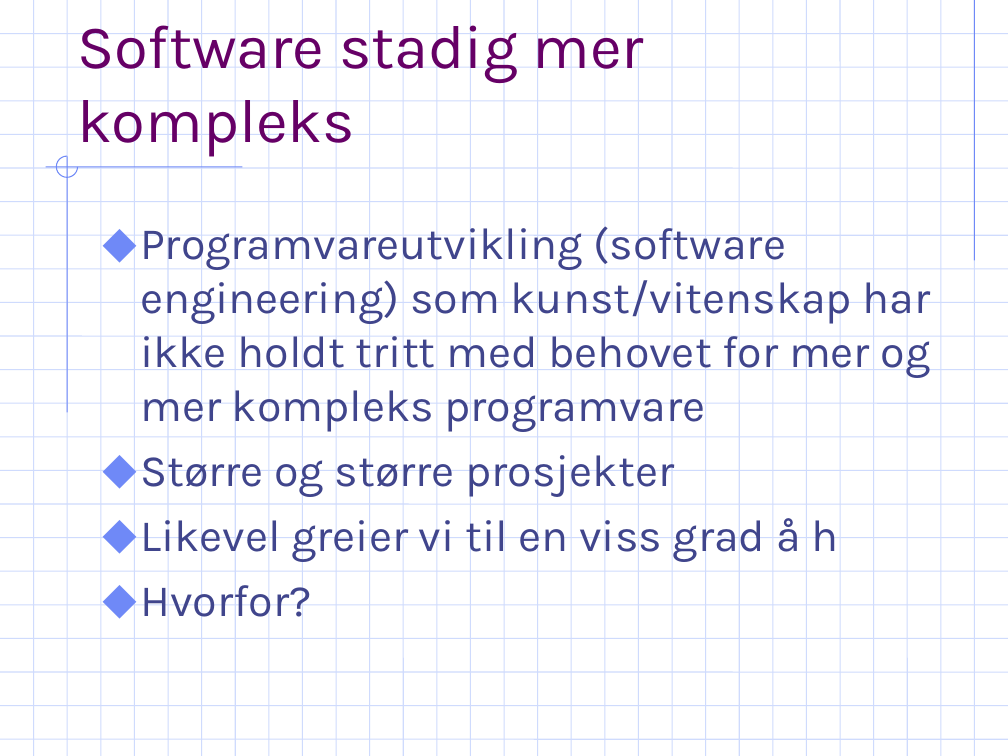
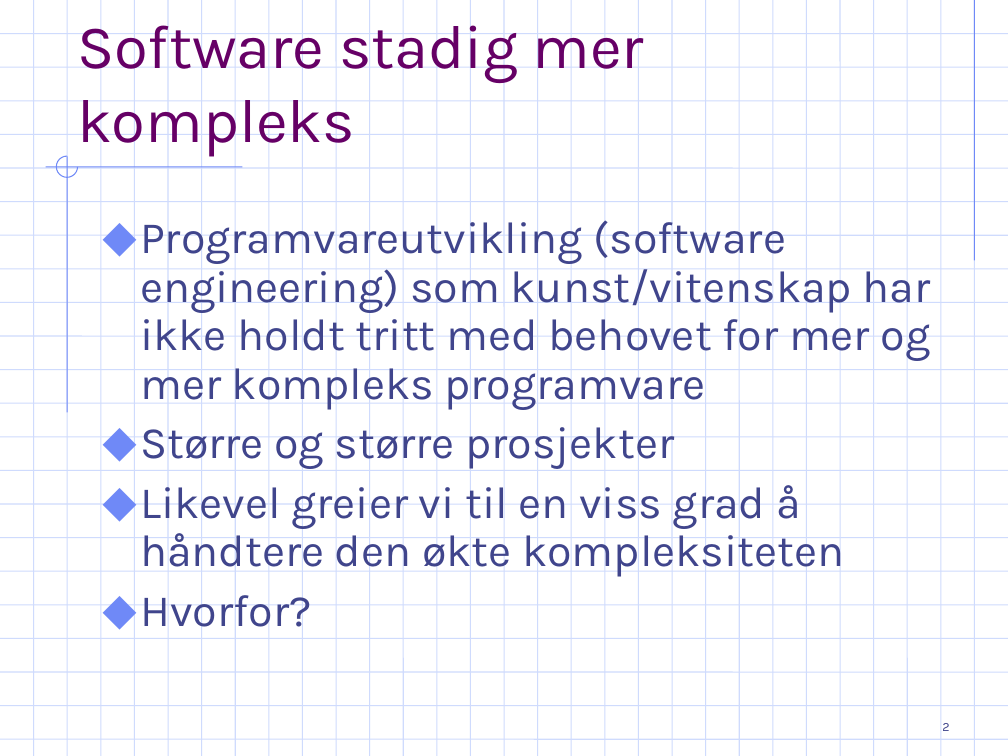
Before and after one commit to ArildF/masters, a slide deck: slide 2 of trunk/thesis/presentation.ppt. Drawn at 1008x756 pixels with LibreOffice and Linux fonts; fonts in the diff are those of the drawing; background and template pictures are left out. Boxes give left, top, right and bottom in pixels: in the first picture for what was removed or moved away, otherwise in the second. Text is boxed around its words. In the diff, an @@ line names an element or a change of style, - is before the commit and + after.

```diff
--- a/trunk/thesis/presentation.ppt
+++ b/trunk/thesis/presentation.ppt
@@ text at box(140, 213, 931, 637): line spacing 1 to 0.9 @@
@@ text at box(140, 477, 844, 578): text changed @@
-⬥ Likevel greier vi til en viss grad å h
+⬥ Likevel greier vi til en viss grad å håndtere den økte kompleksiteten
@@ page number added at box(942, 723, 949, 731), 9 pt, text #40458C @@
+2
```
Also in this commit, not shown: 56 other slides changed.
